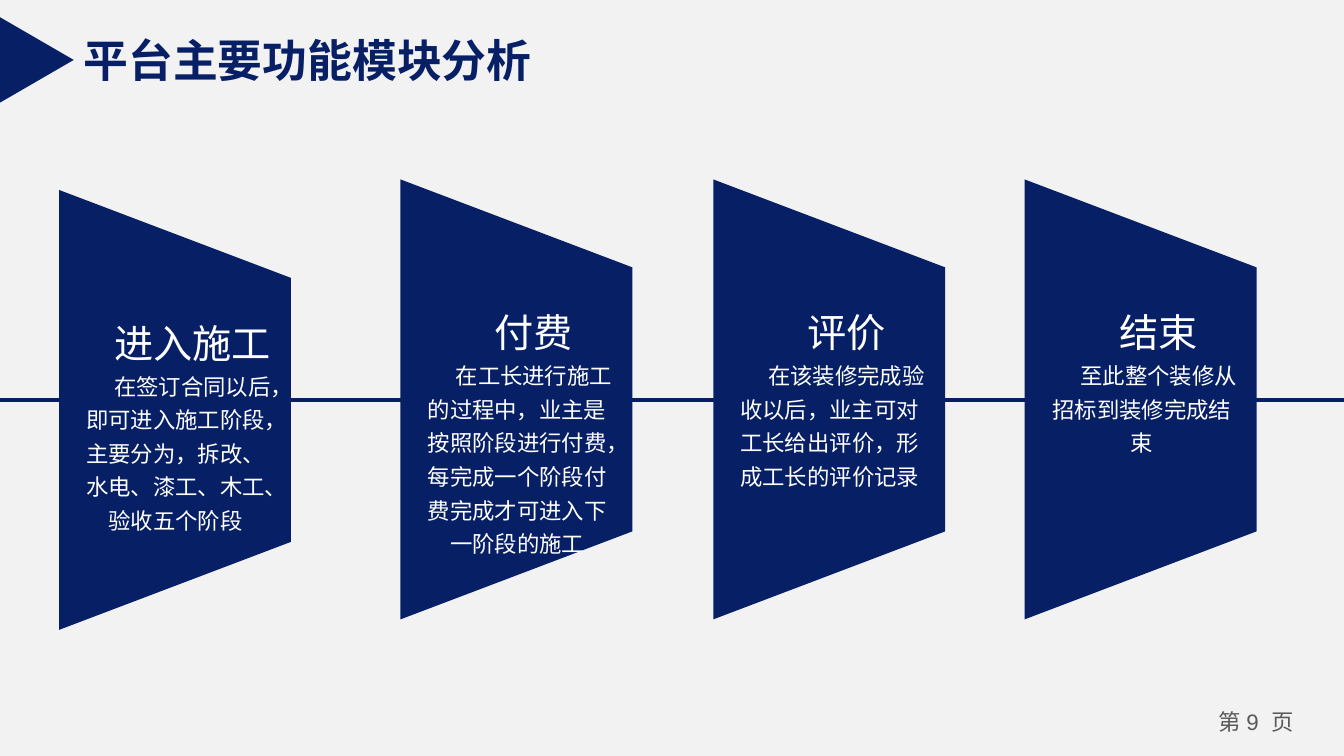
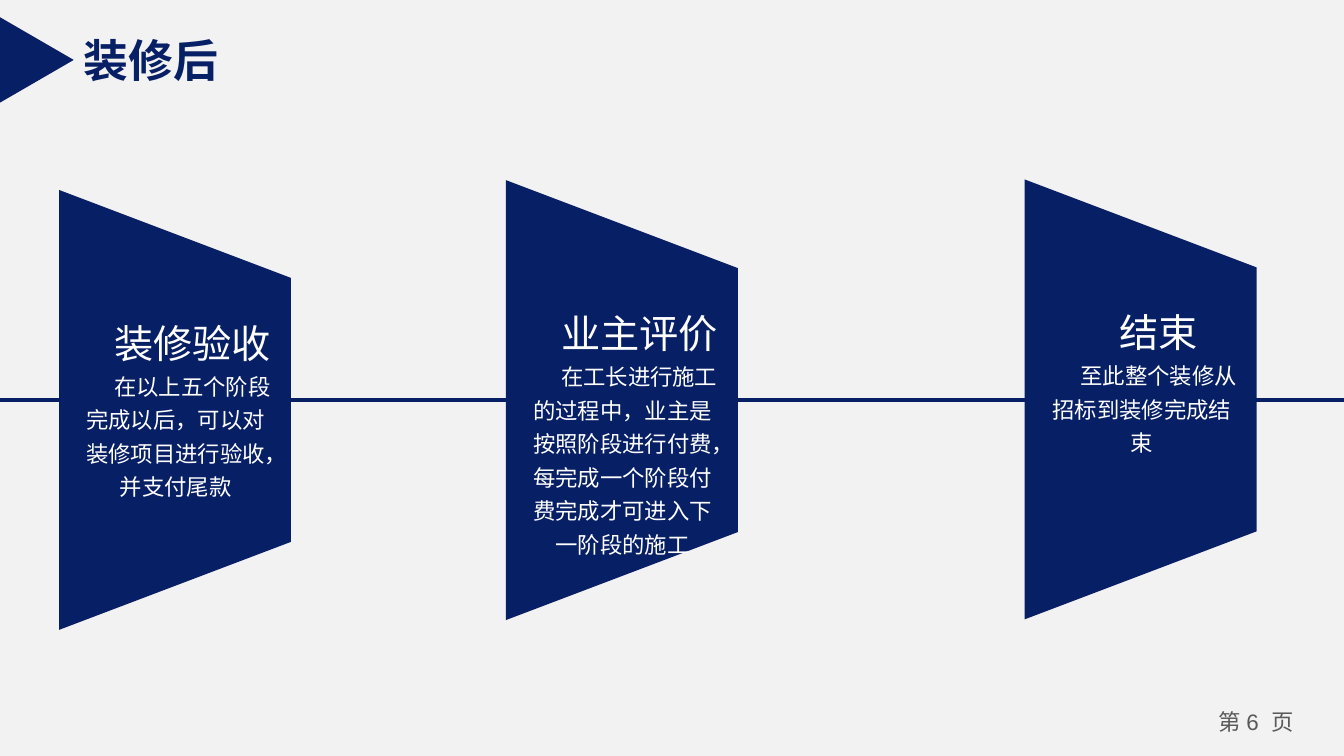
Before and after one commit to 19802358620/Course, a slide deck: slide 6 of 演示ppt/诚信工长装修平台的设计与实现.pptx (slide 9 before the commit). Drawn at 1344x756 pixels with LibreOffice and Linux fonts; fonts in the diff are those of the drawing. Boxes give left, top, right and bottom in pixels: in the first picture for what was removed or moved away, otherwise in the second. Text is boxed around its words. In the diff, an @@ line names an element or a change of style, - is before the commit and + after.

```diff
--- a/演示ppt/诚信工长装修平台的设计与实现.pptx
+++ b/演示ppt/诚信工长装修平台的设计与实现.pptx
@@ text at [83,39,217,81]: text changed @@
-平台主要功能模块分析
+装修后
@@ freeform shape removed at [714,179,946,619] @@
@@ freeform shape: place and size @@
-freeform shape at [400,179,632,619]
+freeform shape at [506,180,738,620]
@@ text "业主评价": place and size @@
-text "业主评价" at [428,314,629,558]
+text "业主评价" at [533,315,734,558]
@@ text at [86,325,287,497]: text changed @@
-进入施工
-在签订合同以后，即可进入施工阶段，主要分为，拆改、水电、漆工、木工、验收五个阶段
+装修验收
+在以上五个阶段完成以后，可以对装修项目进行验收，并支付尾款
@@ text at [561,315,718,352]: text changed @@
-付费
+业主评价
@@ text removed at [740,314,924,487] @@
-评价
-在该装修完成验收以后，业主可对工长给出评价，形成工长的评价记录
@@ page number at [1219,711,1293,732]: text changed @@
-第 9 页
+第 6 页
```
Also in this commit, not shown: 4 other slides changed, 1 slide added, 6 slides removed, 33 other files.
